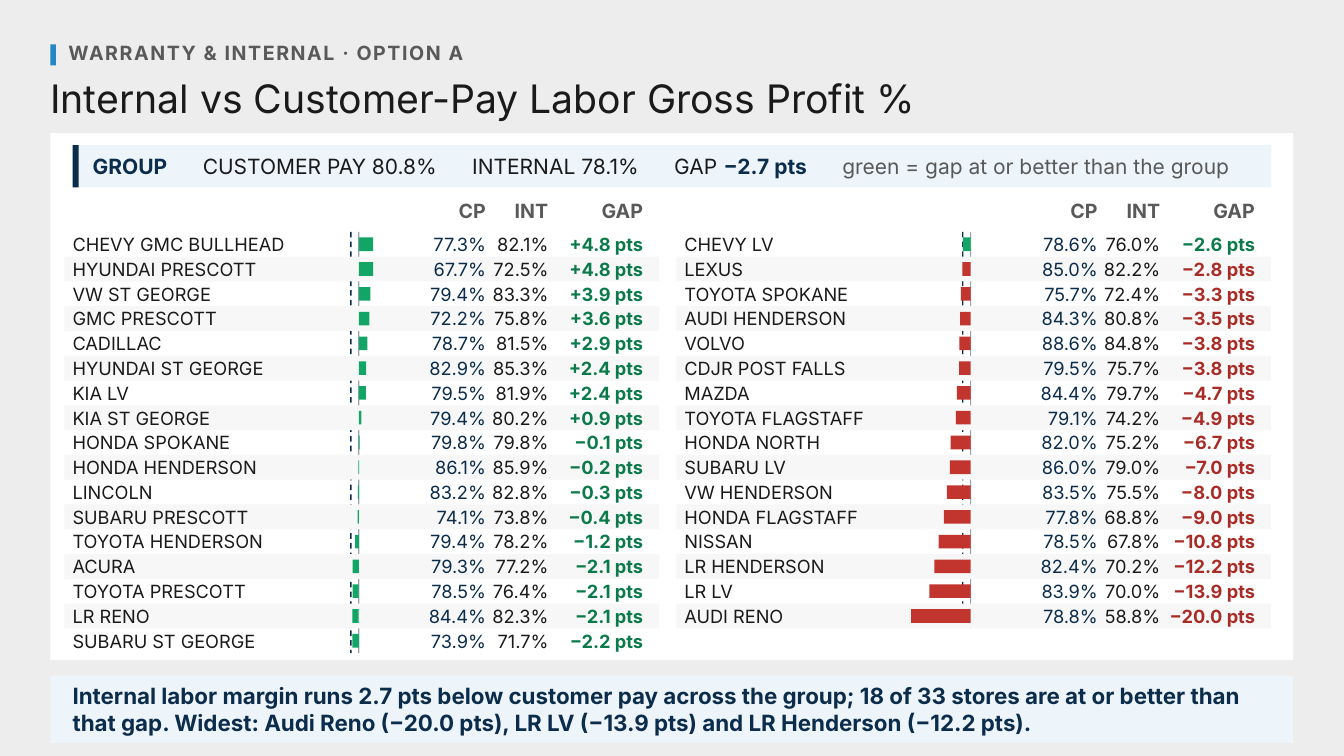
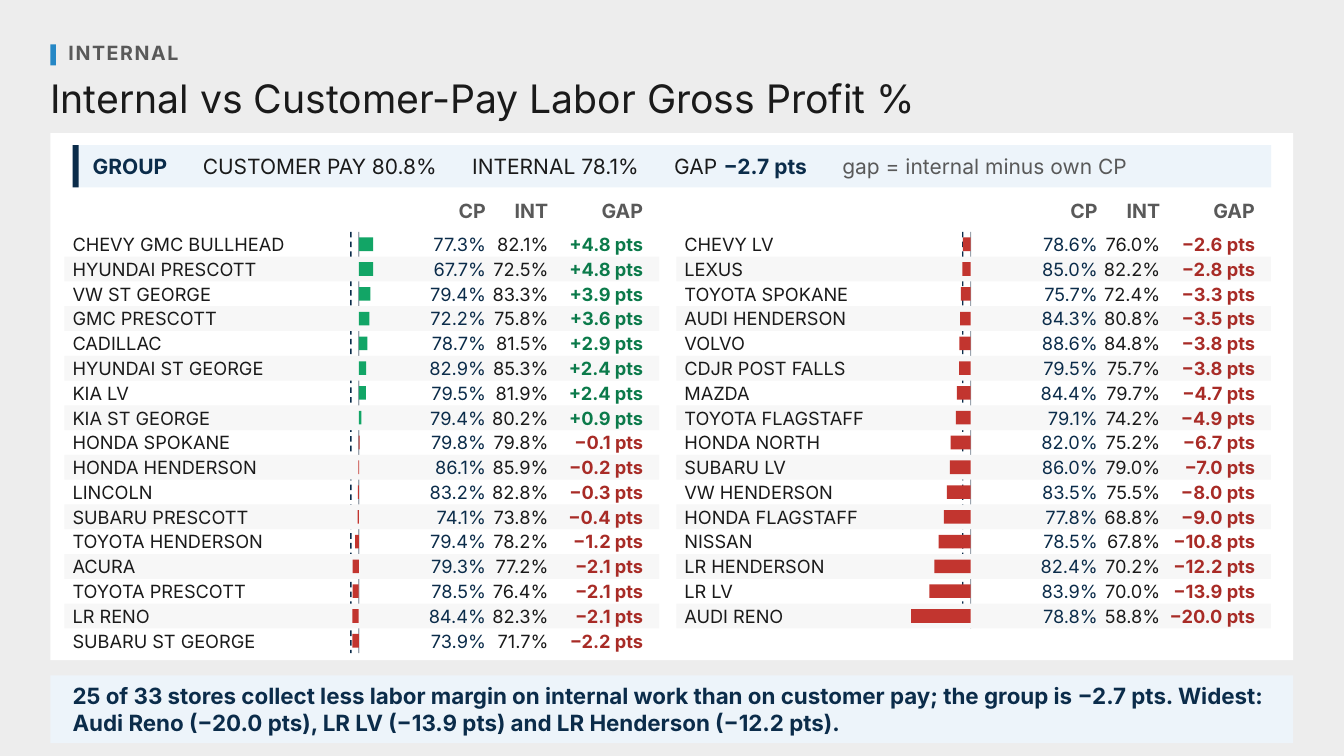
Before and after one commit to Ndresner/Noah, a slide deck: slide 1 of day2-deck/decks/CP vs Internal GP - Review.pptx. Drawn at 1344x756 pixels with LibreOffice and Linux fonts; fonts in the diff are those of the drawing. Boxes give left, top, right and bottom in pixels: in the first picture for what was removed or moved away, otherwise in the second. Text is boxed around its words. In the diff, an @@ line names an element or a change of style, - is before the commit and + after.

```diff
--- a/day2-deck/decks/CP vs Internal GP - Review.pptx
+++ b/day2-deck/decks/CP vs Internal GP - Review.pptx
@@ text at [68, 46, 178, 60]: text changed @@
-WARRANTY & INTERNAL · OPTION A
+INTERNAL
@@ text at [93, 158, 1127, 179]: text changed @@
-GROUP CUSTOMER PAY 80.8% INTERNAL 78.1% GAP −2.7 pts green = gap at or better than the group
+GROUP CUSTOMER PAY 80.8% INTERNAL 78.1% GAP −2.7 pts gap = internal minus own CP
@@ fill #12A566 to #C2352F in 10 elements at [359, 436, 360, 450], [358, 461, 359, 475], [358, 485, 359, 499], [358, 510, 359, 524], [355, 535, 359, 549], [353, 560, 359, 574], [353, 585, 359, 599], [353, 609, 359, 623], [353, 634, 359, 648], [963, 238, 971, 252] @@
@@ text colour #0B7A4A to #A82B26 in 10 elements at [574, 435, 643, 453], [569, 460, 643, 478], [569, 485, 643, 503], [568, 510, 643, 528], [573, 534, 643, 552], [575, 559, 643, 577], [575, 584, 643, 602], [575, 609, 643, 627], [570, 634, 643, 652], [1182, 237, 1255, 255] @@
@@ text at [73, 687, 1263, 736]: text changed @@
-Internal labor margin runs 2.7 pts below customer pay across the group; 18 of 33 stores are at or better than that gap. Widest: Audi Reno (−20.0 pts), LR LV (−13.9 pts) and LR Henderson (−12.2 pts).
+25 of 33 stores collect less labor margin on internal work than on customer pay; the group is −2.7 pts. Widest: Audi Reno (−20.0 pts), LR LV (−13.9 pts) and LR Henderson (−12.2 pts).
```
Also in this commit, not shown: 1 other slide changed, 2 slides removed, 48 other files.
